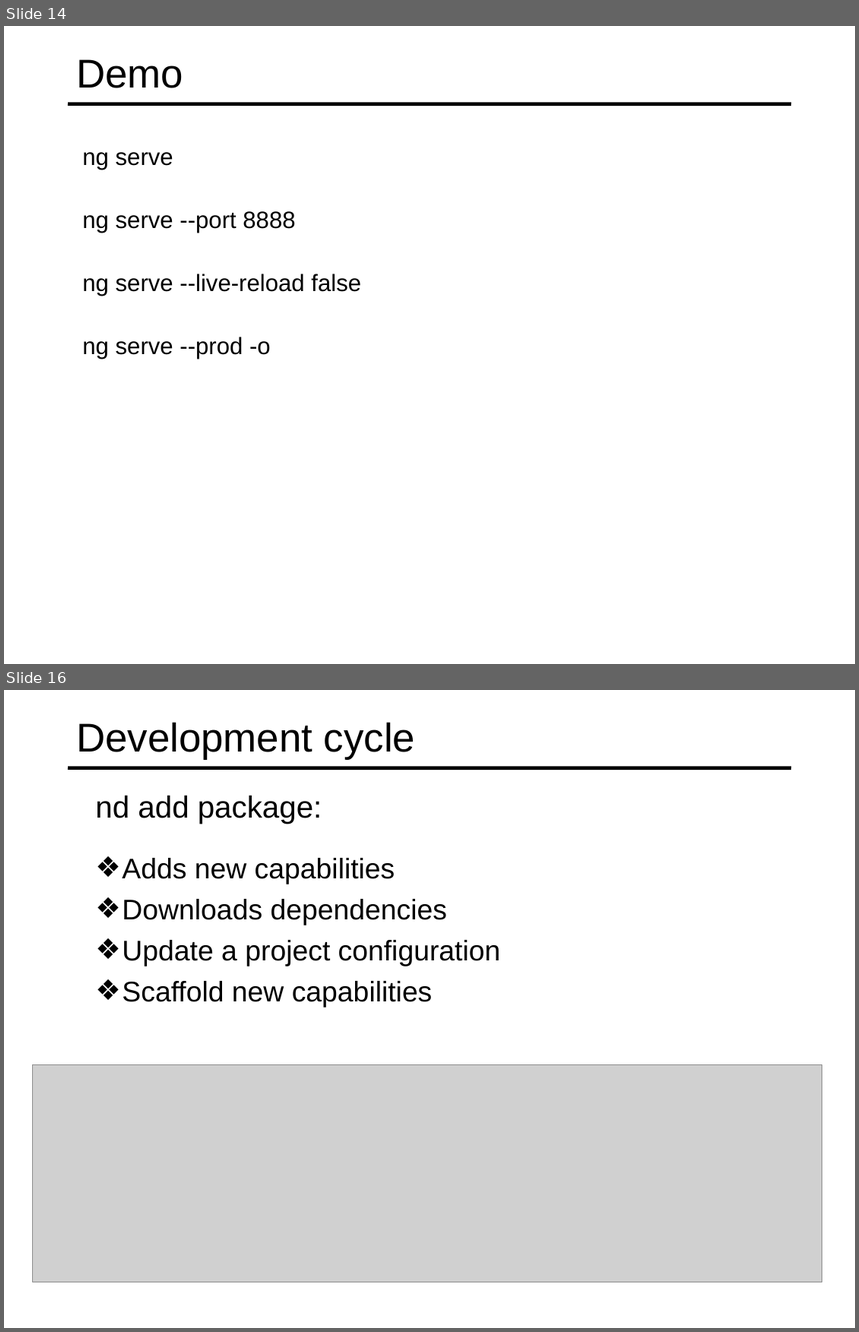
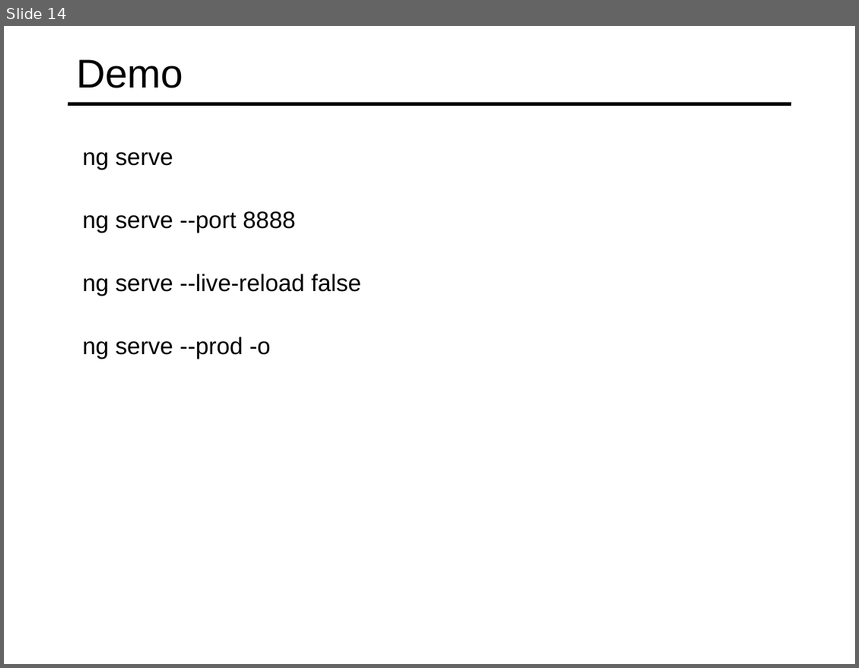
Before and after one commit to specter01wj/Jago_Link_Training, a slide deck: Angular/Angular7/Angular CLI/7.Running Unit and End to End Tests/L7_Running Unit and End to End Tests.ppt. Shown one above the other, each under a label of ours: slides 14 and 16 before the commit, slide 14 after it; the slides between them are not shown. The pictures are 859x1332 and 859x668 pixels, drawn with LibreOffice and Linux fonts; fonts in the diff are those of the drawing; grey boxes stand for pictures. Boxes give left, top, right and bottom in pixels: in the first picture for what was removed or moved away, otherwise in the second. Text is boxed around its words. In the diff, an @@ line names an element or a change of style, - is before the commit and + after.

```diff
--- a/Angular/Angular7/Angular CLI/7.Running Unit and End to End Tests/L7_Running Unit and End to End Tests.ppt
+++ b/Angular/Angular7/Angular CLI/7.Running Unit and End to End Tests/L7_Running Unit and End to End Tests.ppt
@@ slide 16 removed at [4,690,855,1328], background #FFFFFF; not listed: 1 template element that a slide beside it also shows @@
@@ title removed at [76,722,415,760] @@
-Development cycle
@@ text removed at [95,795,322,824] @@
-  nd add package:
@@ text removed at [122,858,501,1008] @@
-  ❖ Adds new capabilities
-  ❖ Downloads dependencies
-  ❖ Update a project configuration
-  ❖ Scaffold new capabilities
@@ picture removed at [32,1065,822,1283] @@
```
Also in this commit, not shown: 2 slides changed, 4 slides added, 8 other slides removed.
